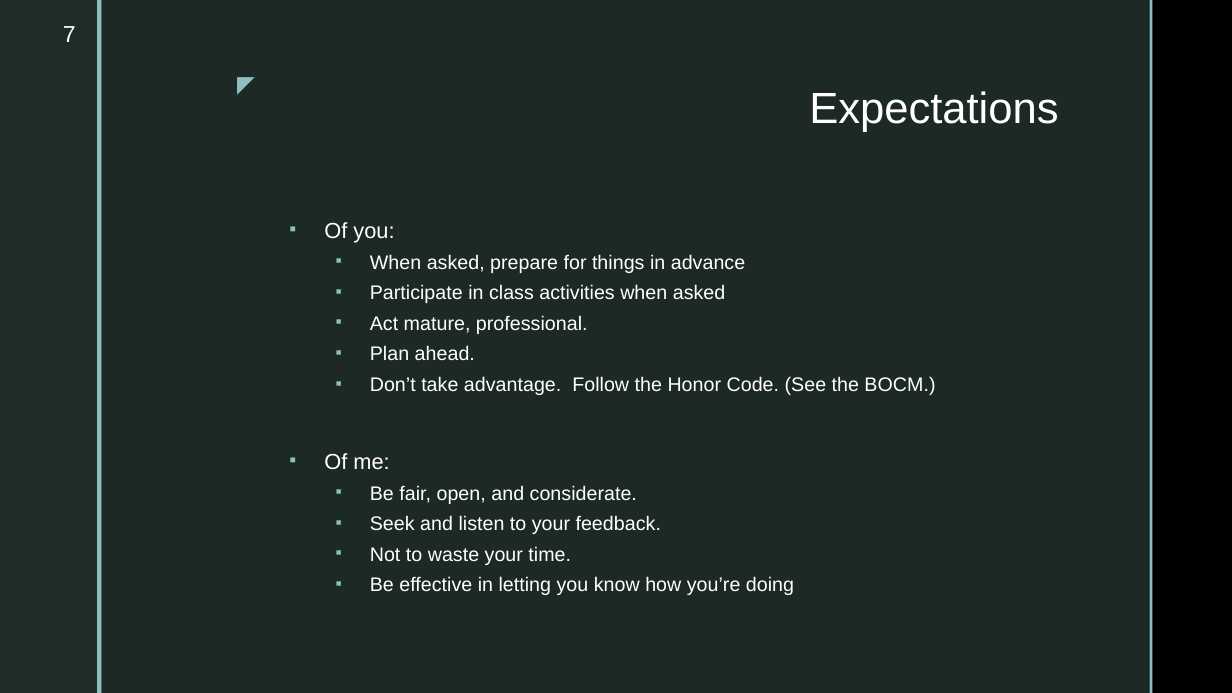
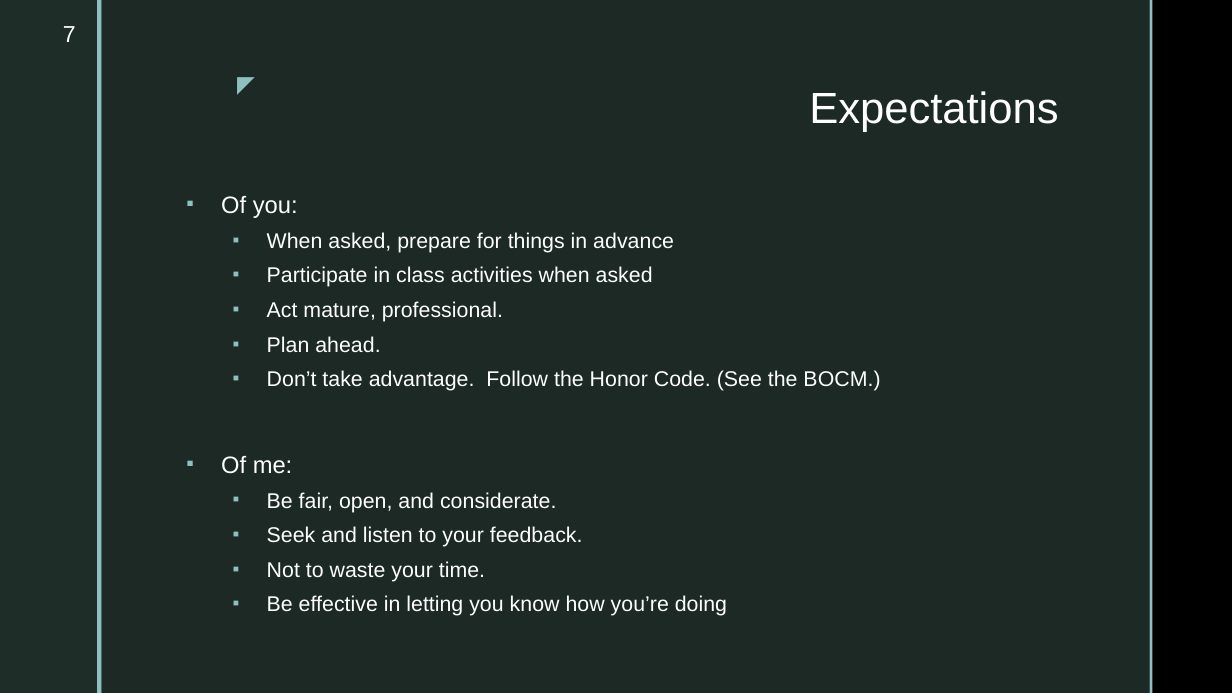
Before and after one commit to markfloryan/dsa2, a slide deck: slide 7 of slides/00-courseintroduction.pptx. Drawn at 1232x693 pixels with LibreOffice and Linux fonts; fonts in the diff are those of the drawing; background and template pictures are left out. Boxes give left, top, right and bottom in pixels: in the first picture for what was removed or moved away, otherwise in the second. Text is boxed around its words. In the diff, an @@ line names an element or a change of style, - is before the commit and + after.

```diff
--- a/slides/00-courseintroduction.pptx
+++ b/slides/00-courseintroduction.pptx
@@ text "Of you:": place and size @@
-text "Of you:" at (324, 222, 935, 595)
+text "Of you:" at (221, 196, 880, 616)
@@ text "Of you:" at (221, 196, 880, 616): size 17 to 18.5 pt in "Of you:", "Of me:"; size 15.3 to 16.6 pt; line spacing 0.7 to 0.8 @@
```
Also in this commit, not shown: 3 other slides changed, 3 slides removed.
